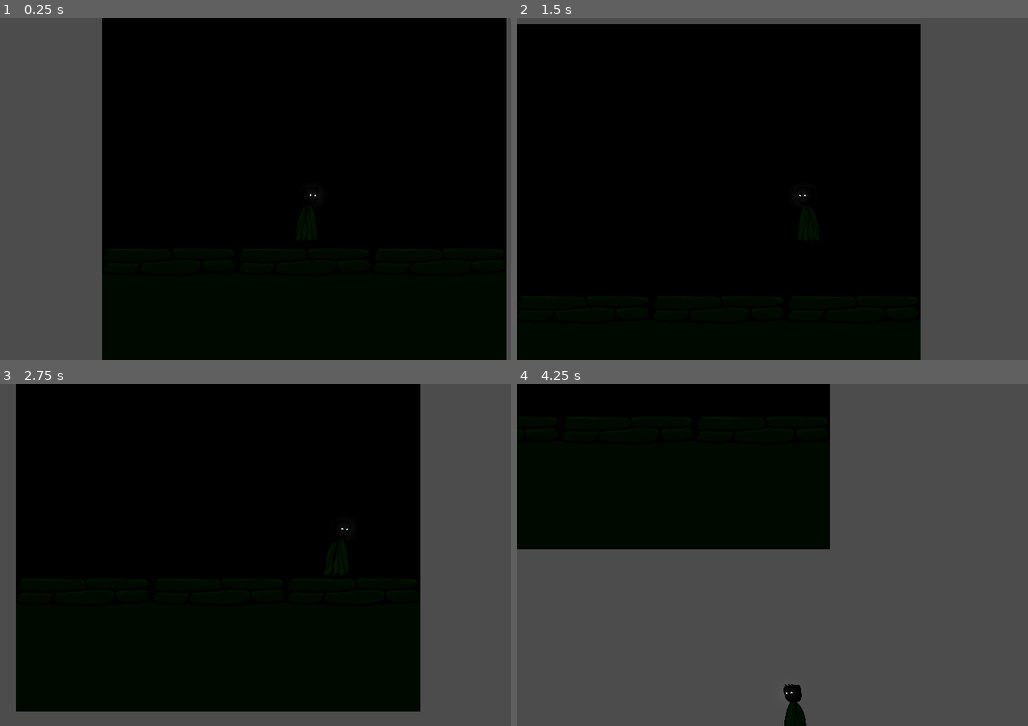
Above: before the commit, frames 1-4 (two rows, left to right).
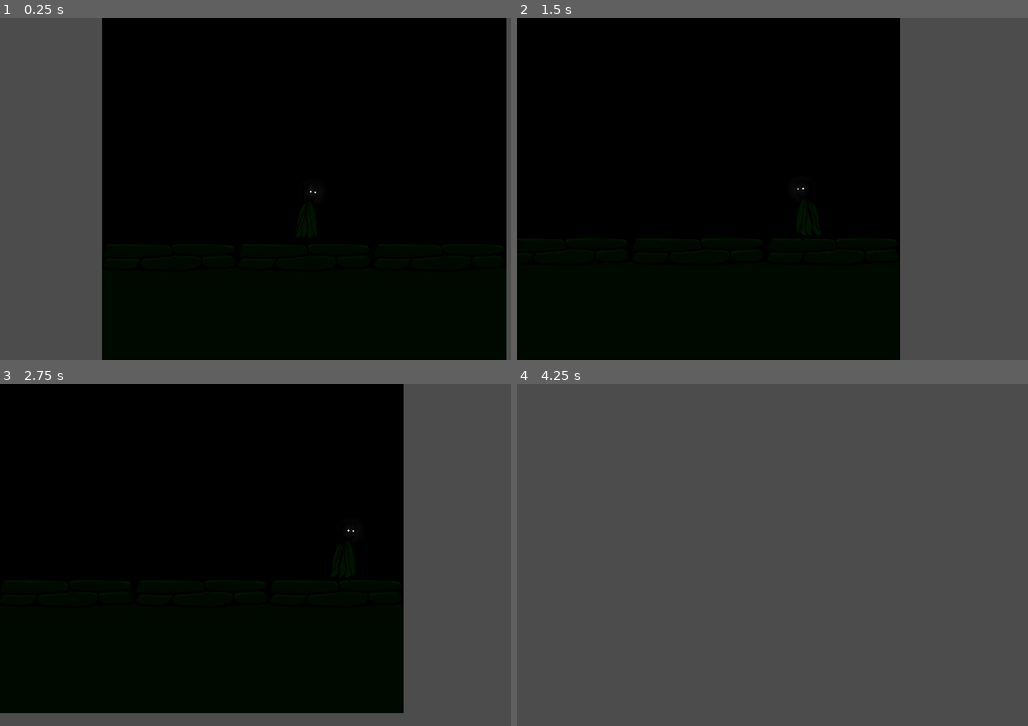
Above: after the commit, the same moments.

Repository: DimensionSquared/Game
Game: Godot game, scene res://Scenes/game.tscn
Same seed, same stepped clock (60 frames per second), same inputs: the game is played once before the commit and once after it.
Inputs:
- Up to frame 1 (0.25 s): no input
- Up to frame 2 (1.5 s): tap Enter at 0.5 s; hold Right (Move_right) 0.53-1.28 s; tap Space (Jump) at 0.77 s; hold Left (Move_left) from 1.28 s (still down)
- Up to frame 3 (2.75 s): tap Space (Jump) at 1.52 s; release Left (Move_left) at 2.03 s; hold Right (Move_right) from 2.03 s (still down)
- Up to frame 4 (4.25 s): tap Space (Jump) at 3.02, 3.77 s; release Right (Move_right) at 3.53 s; hold Left (Move_left) from 3.53 s (still down)

The runs differ from the first frame. In frame 1, less than 0.1% of the frame differs, in the area x 60-62%, y 50-53%; in frame 2, 5.3%; in frame 3, 6.5%; in frame 4, 30%, in the area x 0-62%, y 0-100%.

Commit message:
some small tweaks

Diff:
--- a/Scenes/game.tscn
+++ b/Scenes/game.tscn
@@ -2,7 +2,7 @@
 
 [ext_resource type="PackedScene" uid="uid://y7yahejeiy3j" path="res://Scenes/player.tscn" id="1_ebmjs"]
 [ext_resource type="Texture2D" uid="uid://b38g1ot7e55qs" path="res://assets/Scene Assets/Tilesets/Test tilesets/BasicBrickroadtiles.png" id="2_qxrlw"]
-[ext_resource type="Script" uid="uid://b7aqh4olxsno5" path="res://Scenes/PlayerCamControll.gd" id="3_wrm1d"]
+[ext_resource type="Script" uid="uid://b7aqh4olxsno5" path="res://Scripts/PlayerCamControll.gd" id="3_wrm1d"]
 
 [sub_resource type="BoxShape3D" id="BoxShape3D_wrm1d"]
 size = Vector3(59.5449, 12.3462, 44.1948)
--- a/Scenes/player.tscn
+++ b/Scenes/player.tscn
@@ -1,9 +1,9 @@
 [gd_scene load_steps=21 format=3 uid="uid://y7yahejeiy3j"]
 
-[ext_resource type="Script" uid="uid://c64ppj3qwbgig" path="res://Scenes/player.gd" id="1_cvnsp"]
+[ext_resource type="Script" uid="uid://c64ppj3qwbgig" path="res://Scripts/player.gd" id="1_cvnsp"]
 [ext_resource type="Texture2D" uid="uid://bttpl6upflpq3" path="res://assets/Characters/MainCharacter/Animations/Spritesheetidle1.png" id="1_v0iea"]
 [ext_resource type="Texture2D" uid="uid://1v4qrk0n2tbf" path="res://assets/Characters/MainCharacter/Animations/TestRunfinal.png" id="2_vgqql"]
-[ext_resource type="Script" uid="uid://dcdlvwrscb8vy" path="res://Scenes/CharacterSprite.gd" id="4_vgqql"]
+[ext_resource type="Script" uid="uid://dcdlvwrscb8vy" path="res://Scripts/CharacterSprite.gd" id="4_vgqql"]
 
 [sub_resource type="BoxShape3D" id="BoxShape3D_v0iea"]
 size = Vector3(1.19324, 9.18967, 0.962402)
--- a/Scenes/CharacterSprite.gd
+++ b/Scripts/CharacterSprite.gd
@@ -7,7 +7,7 @@
 
 
 # Called every frame. 'delta' is the elapsed time since the previous frame.
-func _process(delta: float) -> void:
+func _process(_delta):
 	if Input.is_action_just_pressed("Move_left"):
 		flip_h = true
 	if Input.is_action_just_pressed("Move_right"):
--- a/Scenes/player.gd
+++ b/Scripts/player.gd
@@ -2,7 +2,7 @@
 
 
 
-const SPEED = 25
+const SPEED = 30
 const JUMP_VELOCITY = 80
 var GRAVITY = ProjectSettings.get_setting("physics/3d/default_gravity") as float
 
--- a/project.godot
+++ b/project.godot
@@ -46,7 +46,7 @@
 
 [physics]
 
-3d/default_gravity=200.0
+3d/default_gravity=275.0
 
 [rendering]
 
Renamed: Scenes/CharacterSprite.gd.uid -> Scripts/CharacterSprite.gd.uid
Renamed: Scenes/PlayerCamControll.gd -> Scripts/PlayerCamControll.gd
Renamed: Scenes/PlayerCamControll.gd.uid -> Scripts/PlayerCamControll.gd.uid
Renamed: Scenes/player.gd.uid -> Scripts/player.gd.uid
